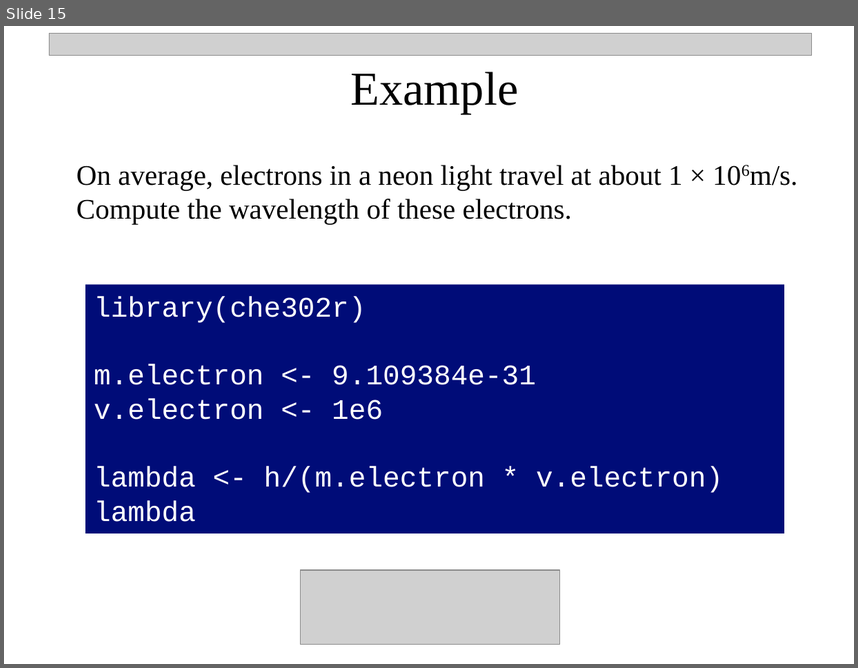
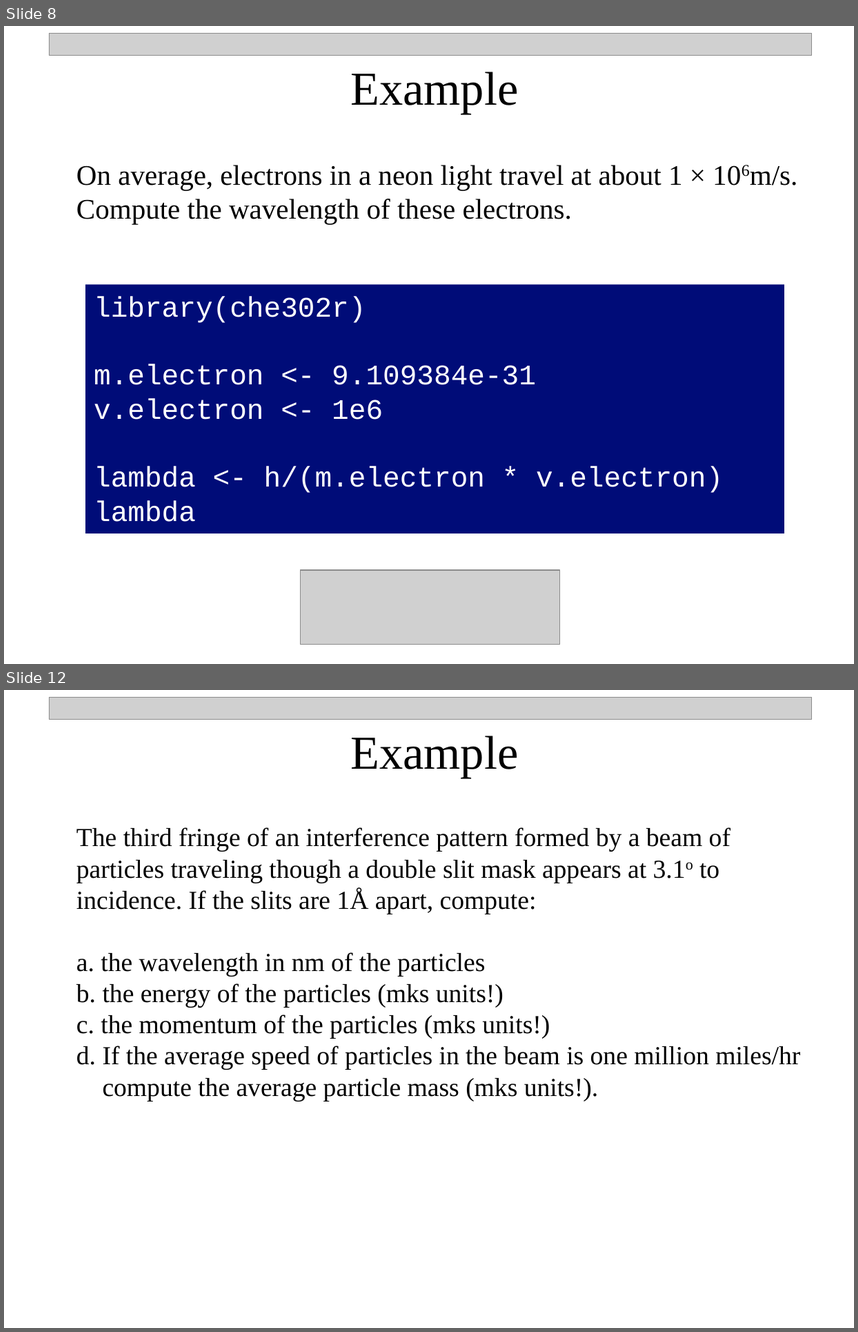
Before and after one commit to npetraco/CHE302, a slide deck: Notes/3_Quantum_TheoryII.pptx. Shown one above the other, each under a label of ours: slide 15 before the commit, slides 8 and 12 after it; the slides between them are not shown. The pictures are 858x668 and 858x1332 pixels, drawn with LibreOffice and Linux fonts; fonts in the diff are those of the drawing; grey boxes stand for pictures. Boxes give left, top, right and bottom in pixels: in the first picture for what was removed or moved away, otherwise in the second. Text is boxed around its words. In the diff, an @@ line names an element or a change of style, - is before the commit and + after.

```diff
--- a/Notes/3_Quantum_TheoryII.pptx
+++ b/Notes/3_Quantum_TheoryII.pptx
@@ slide 12 added at (x1=4, y1=690, x2=854, y2=1328), background #FFFFFF @@
@@ picture added at (x1=49, y1=697, x2=811, y2=719) @@
@@ text added at (x1=351, y1=736, x2=519, y2=778), 40 pt, text #000000 @@
+Example
@@ text added at (x1=76, y1=827, x2=800, y2=1101), 22 pt, text #000000 @@
+The third fringe of an interference pattern formed by a beam of particles traveling though a double slit mask appears at 3.1o to incidence. If the slits are 1Å apart, compute:
+a. the wavelength in nm of the particles
+b. the energy of the particles (mks units!)
+c. the momentum of the particles (mks units!)
+d. If the average speed of particles in the beam is one million miles/hr
+compute the average particle mass (mks units!).
@@ what was slide 15 is now slide 8 @@
```
Also in this commit, not shown: 4 slides changed, 4 other slides added, 4 other files.
